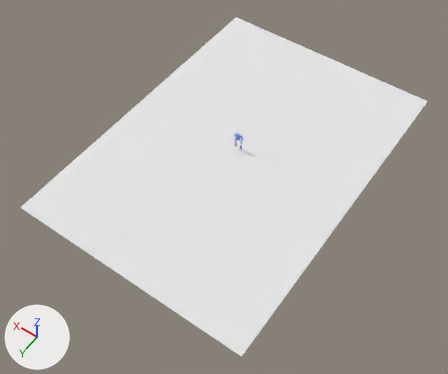
Before and after pictures for a commit that changed the Blender file full_robot_mx28_socket.blend.
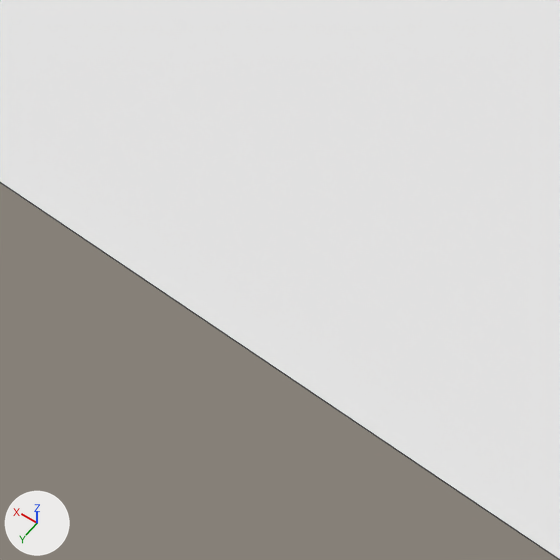
The first picture shows the older version from a 50 mm camera at (-67.5, 101.7, 138.6) aimed at (-3.2, 11.7, -2.9). The close-ups show both versions on the part from 16% to 51% of the width and 51% to 93% of the height of that picture; other places that the commit changed are outside them. Lighting does not change. The marker at lower left points along +X, +Y and +Z. The close-ups show mesh edges as thin lines.
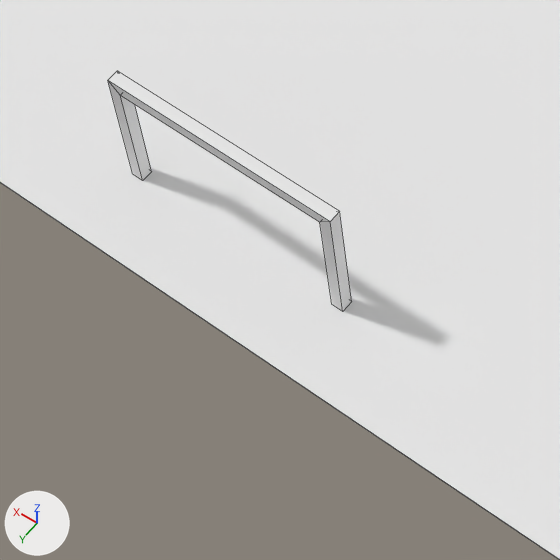
Boxes (x1, y1, x2, y2) around the edits, measured in the close-ups (560 x 560 px):
'Cube.006', added
    after: (108, 71, 339, 222)
'Cube.002', added
    after: (320, 211, 352, 311)
'Cube.001', added
    after: (108, 81, 151, 180)

Diff of the bpy script that builds the scene:
```diff
--- a/full_robot_mx28_socket.blend.py
+++ b/full_robot_mx28_socket.blend.py
@@ me_cube_006 @@
+me_cube_006.from_pydata([(-10.0, -0.5, 0.5), (10.0, -0.5, 0.5), (-10.0, 0.5, 0.5), (10.0, 0.5, 0.5), (-9.0, -0.5, -0.5), (9.0, -0.5, -0.5), (-9.0, 0.5, -0.5), (9.0, 0.5, -0.5)], [], [(1, 3, 2, 0), (3, 7, 6, 2), (7, 5, 4, 6), (5, 1, 0, 4), (0, 2, 6, 4), (5, 7, 3, 1)])
@@ me_cube_003 @@
+me_cube_003.from_pydata([(-1.0, -1.0, -1.0), (-1.0, -1.0, 1.09), (-1.0, 1.0, -1.0), (-1.0, 1.0, 1.09), (1.0, -1.0, -1.0), (1.0, -1.0, 0.91), (1.0, 1.0, -1.0), (1.0, 1.0, 0.91)], [], [(1, 3, 2, 0), (3, 7, 6, 2), (7, 5, 4, 6), (5, 1, 0, 4), (0, 2, 6, 4), (5, 7, 3, 1)])
@@ me_cube_002 @@
+me_cube_002.from_pydata([(-1.0, -1.0, -1.0), (-1.0, -1.0, 0.91), (-1.0, 1.0, -1.0), (-1.0, 1.0, 0.91), (1.0, -1.0, -1.0), (1.0, -1.0, 1.09), (1.0, 1.0, -1.0), (1.0, 1.0, 1.09)], [], [(1, 3, 2, 0), (3, 7, 6, 2), (7, 5, 4, 6), (5, 1, 0, 4), (0, 2, 6, 4), (5, 7, 3, 1)])
@@ ob_cube_006 @@
+ob_cube_006 = bpy.data.objects.new('Cube.006', me_cube_006)
+ob_cube_006.location = (0.0, 45.25, 11.5)
@@ ob_cube_002 @@
+ob_cube_002 = bpy.data.objects.new('Cube.002', me_cube_003)
+ob_cube_002.location = (-9.5, 45.25, 5.75)
+ob_cube_002.scale = (0.5, 0.5, 5.75)
@@ ob_cube_001 @@
+ob_cube_001 = bpy.data.objects.new('Cube.001', me_cube_002)
+ob_cube_001.location = (9.5, 45.25, 5.75)
+ob_cube_001.scale = (0.5, 0.5, 5.75)
```
